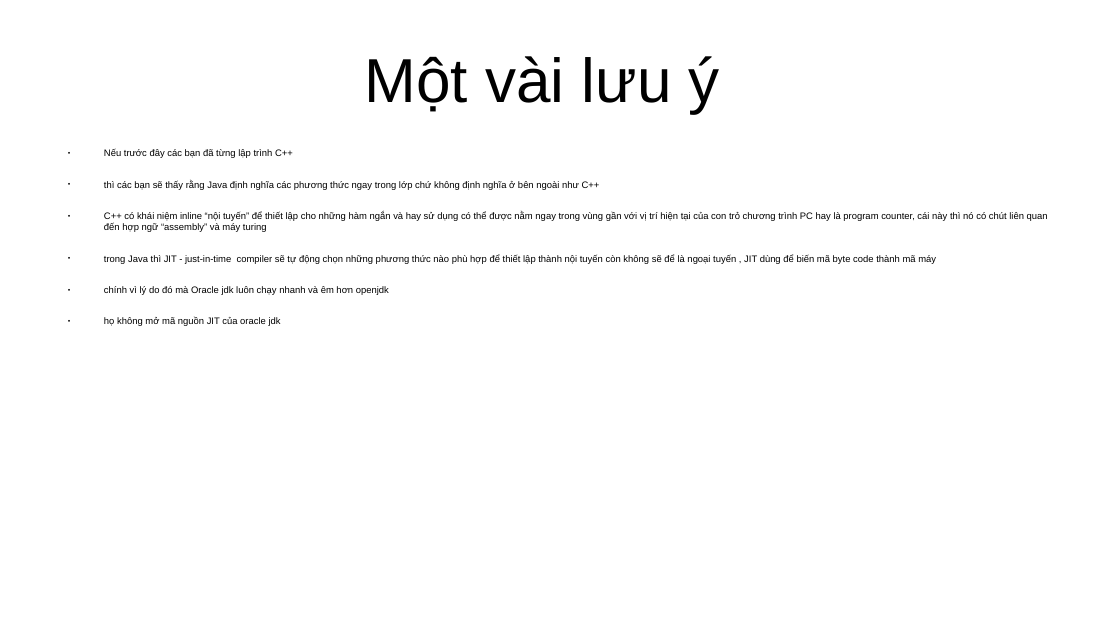
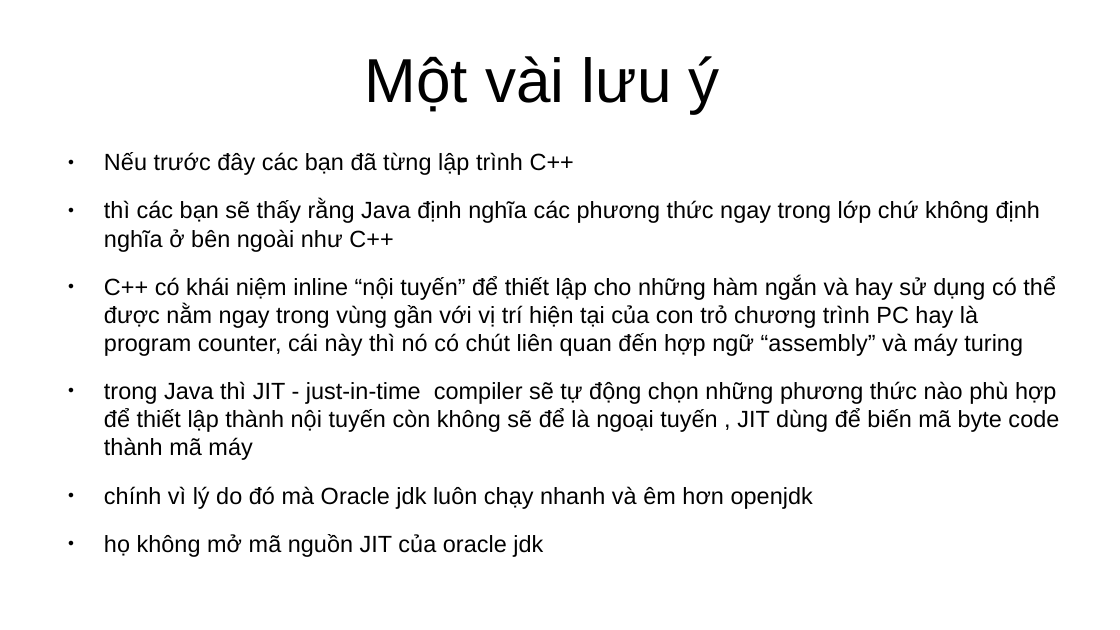
Before and after one commit to hoanglong1712/Java-Tieng-Viet, a slide deck: slide 4 of 5.pptx (slide 3 before the commit). Drawn at 1120x630 pixels with LibreOffice and Linux fonts; fonts in the diff are those of the drawing. Boxes give left, top, right and bottom in pixels: in the first picture for what was removed or moved away, otherwise in the second. Text is boxed around its words. In the diff, an @@ line names an element or a change of style, - is before the commit and + after.

```diff
--- a/5.pptx
+++ b/5.pptx
@@ text "Nếu trước đây các bạn ..." at (104,152,1059,557): size 6.7 to 16.7 pt @@
```
Also in this commit, not shown: 2 other slides changed, 1 slide added, 33 other files.
